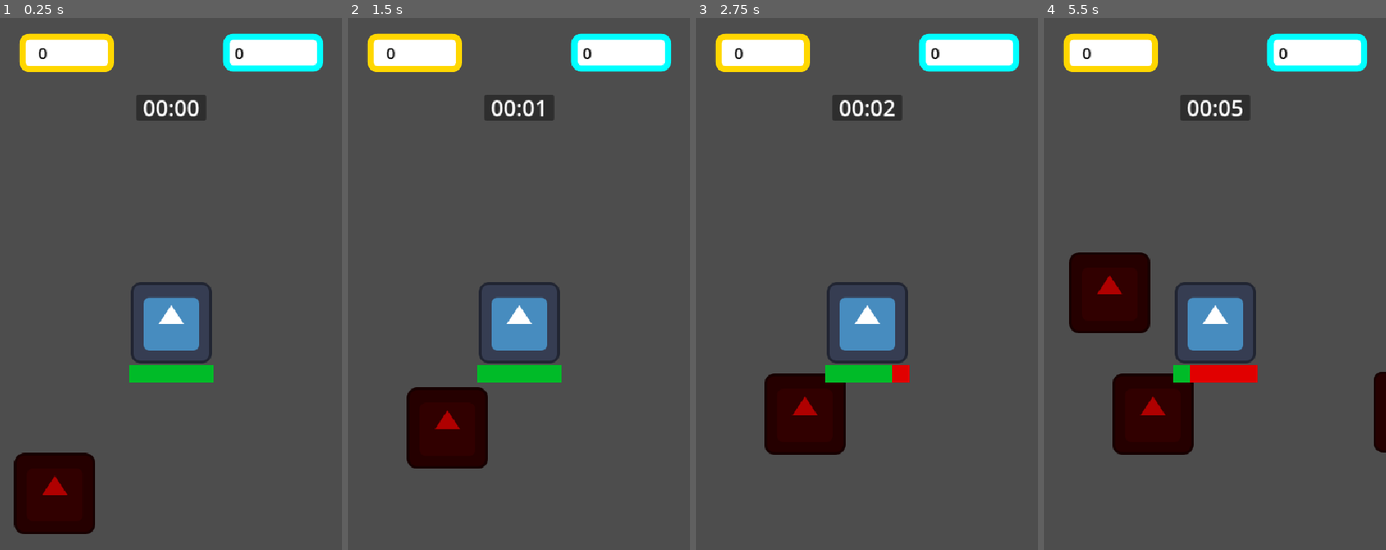
Above: before the commit, frames 1-4 (left to right).
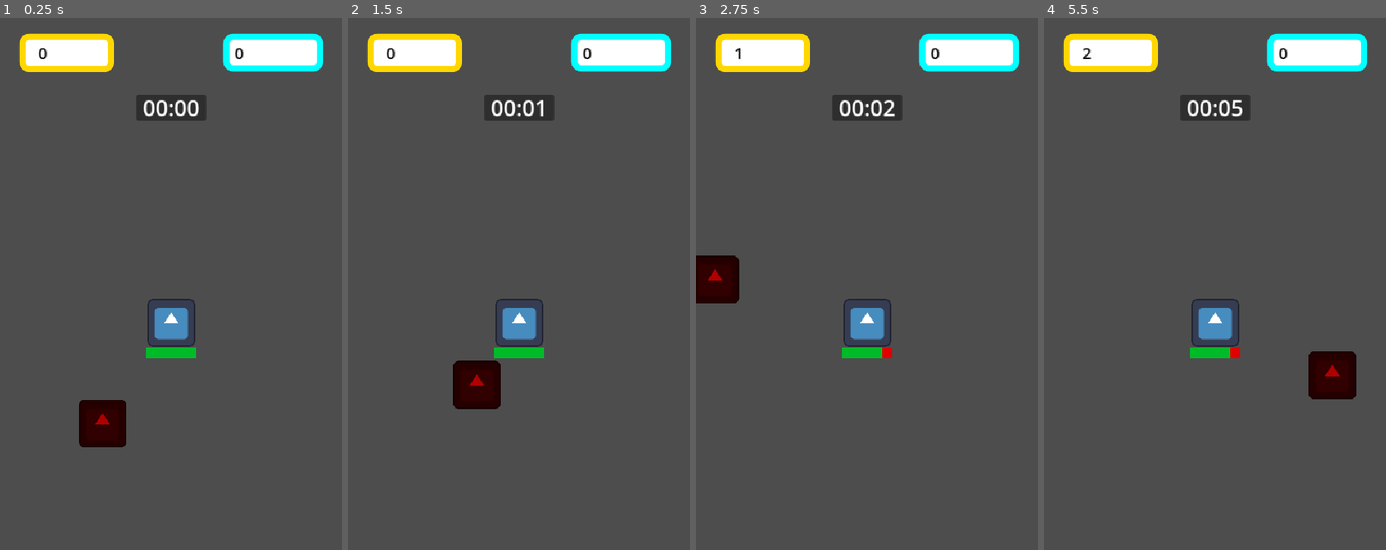
Above: after the commit, the same moments.

Repository: StenSOS/idlesurvivor
Game: Godot game, scene res://main/main.tscn
Two runs of this game, one before a commit and one after it. Both use one fixed random seed, a clock stepped at 60 frames per second and the inputs below. The engine's default icon, where the game draws it, is replaced by a stand-in: a white triangle on a blue panel in a dark square.
Inputs:
- Up to frame 1 (0.25 s): no input
- Up to frame 2 (1.5 s): no input
- Up to frame 3 (2.75 s): no input
- Up to frame 4 (5.5 s): no input

The runs differ from the first frame. In frame 1, 7.5% of the frame differs, in the area x 4-63%, y 49-97%; in frame 2, 6.6%; in frame 3, 7.4%; in frame 4, 12%, in the area x 7-100%, y 5-83%.

Commit message:
ateş etme para

Diff:
--- a/enemy/enemy.gd
+++ b/enemy/enemy.gd
@@ -8,11 +8,13 @@
 @export var currentHp := maxHp
 
 @onready var attack_cooldown_timer = $attackCooldownTimer
-
+var mainNode = null
 var player : Node2D
 
 func _ready():
 	player = get_tree().get_first_node_in_group("player")
+	# main_root grubundaki ilk düğümü (bizim main.gd) bulup değişkene atıyoruz
+	mainNode = get_tree().get_first_node_in_group("mainRoot")
 	attack_cooldown_timer.wait_time = attack_rate
 	attack_cooldown_timer.start()
 
@@ -33,3 +35,12 @@
 
 	if global_position.distance_to(player.global_position) <= attack_distance:
 		player.takeDamage(damage)
+
+func takeDamage(amount: int):
+	currentHp -= amount
+	if currentHp <= 0:
+		die()
+
+func die():
+	mainNode.addMoney()
+	queue_free()
--- a/main/main.gd
+++ b/main/main.gd
@@ -13,6 +13,7 @@
 @export var diamonds : int = 0
 
 var elapsedTime := 0.0
+var moneyPerEnemy :int = 1
 
 func _ready():
 	update_ui()
@@ -29,11 +30,8 @@
 	if elapsedTime >= winTime:
 		print("win")
 
-func add_currency(amount: int, is_diamond: bool = false):
-	if is_diamond:
-		diamonds += amount
-	else:
-		money += amount
+func addMoney():
+	money += moneyPerEnemy
 	update_ui()
 
 func update_ui():
--- a/main/main.tscn
+++ b/main/main.tscn
@@ -29,7 +29,7 @@
 corner_radius_bottom_right = 15
 corner_radius_bottom_left = 15
 
-[node name="Node2D" type="Node2D"]
+[node name="Node2D" type="Node2D" groups=["mainRoot"]]
 script = ExtResource("1_ig7tw")
 winTime = 600.0
 
@@ -116,6 +116,7 @@
 [node name="Player" parent="." instance=ExtResource("2_0xm2m")]
 
 [node name="Camera2D" type="Camera2D" parent="."]
+zoom = Vector2(0.59, 0.59)
 
 [node name="enemyHolder" type="Node2D" parent="."]
 script = ExtResource("3_c651c")
--- a/player/player.gd
+++ b/player/player.gd
@@ -1,17 +1,39 @@
 extends Node2D
 
 @onready var health_bar = $healthBar
+@onready var enemy_holder = $"../enemyHolder"
 
 @export var maxHealth : int = 100
 @export var health := maxHealth
-
+@export var playerDamage :int = 5
+@export var attack_cooldown : float = 1.0
+var current_attack_timer : float = 0.0
 var isDead : bool = false
 
 func  _process(delta):
 	health_bar.max_value= maxHealth
 	health_bar.value = health
+	if not isDead:
+		current_attack_timer += delta
+		# Sayaç dolduysa saldır ve sayacı sıfırla
+		if current_attack_timer >= attack_cooldown:
+			attack_nearest_enemy()
+			current_attack_timer = 0.0
 
+func attack_nearest_enemy():
+	var enemies = get_tree().get_nodes_in_group("enemy")
+	var nearest_enemy = null
+	var min_dist = INF
 
+	for enemy in enemies:
+		var dist = global_position.distance_to(enemy.global_position)
+		if dist < min_dist and dist < 400: # 400 menzil
+			min_dist = dist
+			nearest_enemy = enemy
+
+	if nearest_enemy:
+		nearest_enemy.takeDamage(playerDamage)
+		print("Düşmana vuruldu!")
 
 func takeDamage(damageAmount : int):
 	health -= damageAmount
